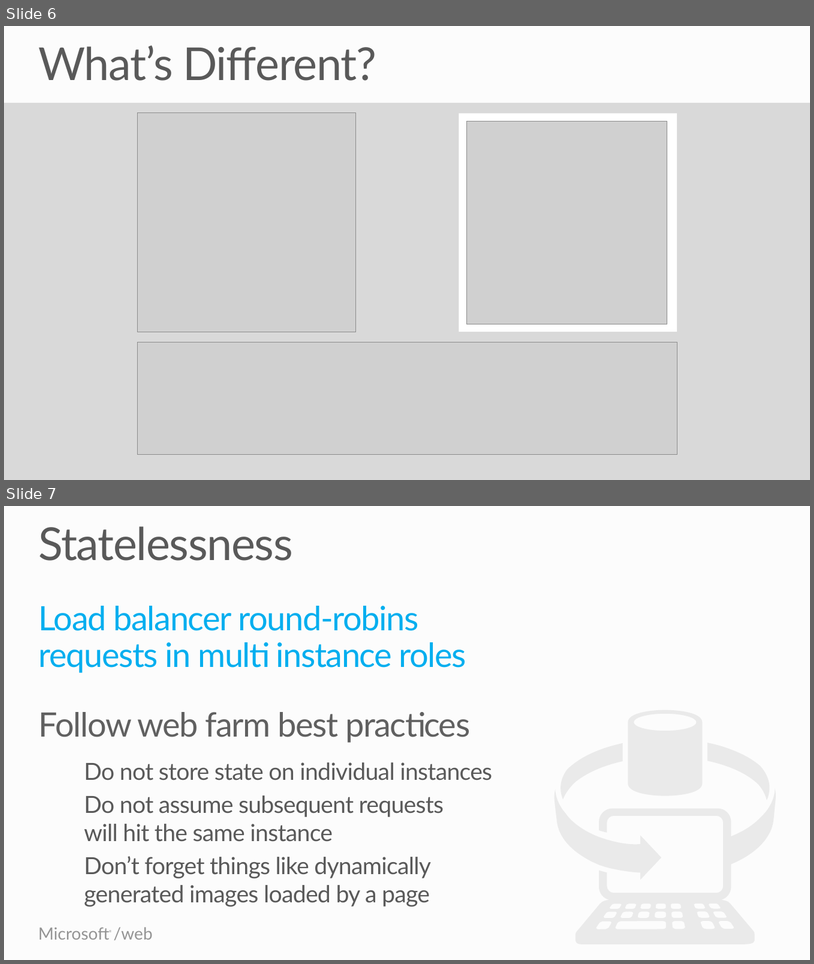
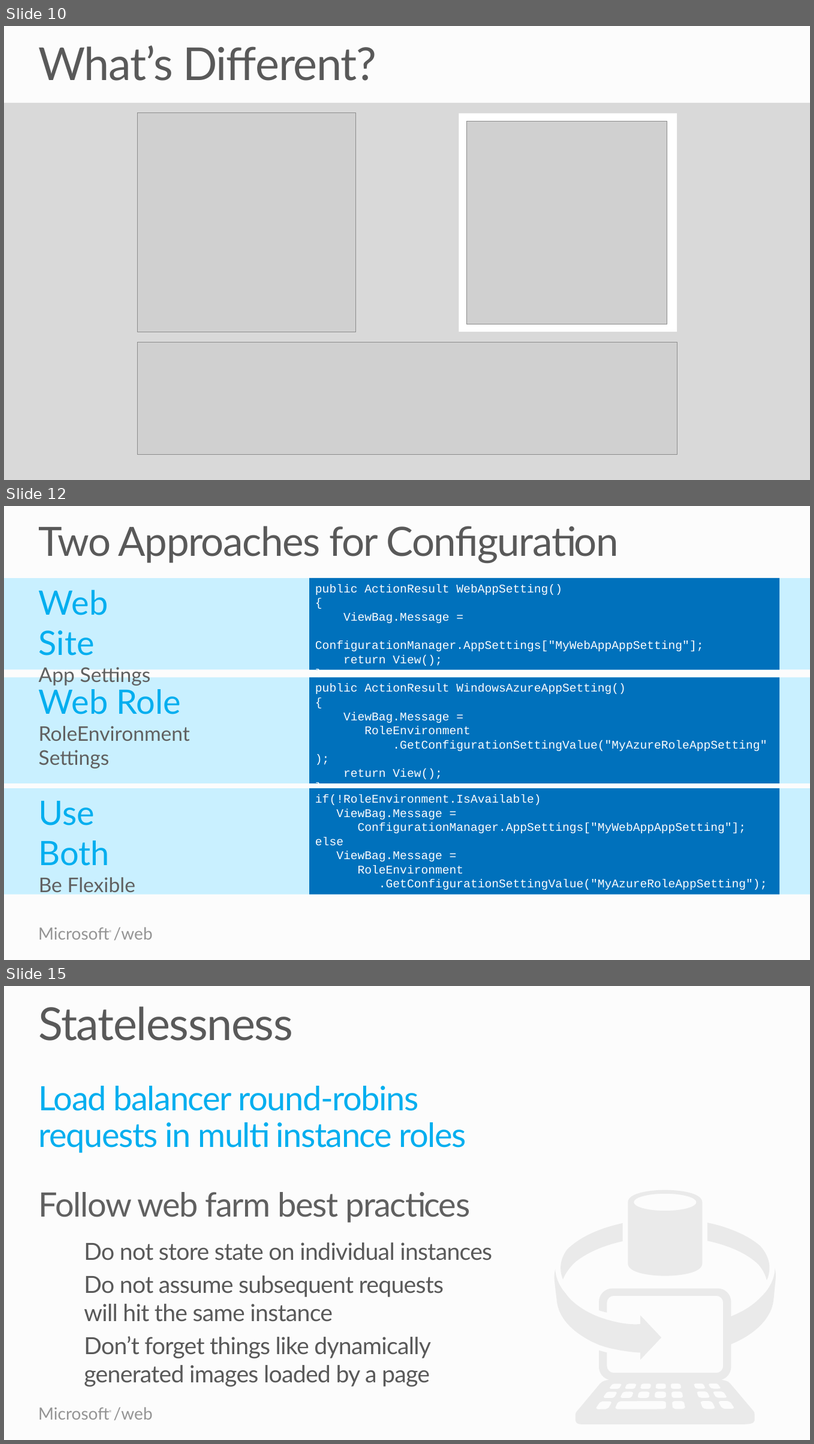
Before and after one commit to Microsoft-Web/WebTK-Presentations, a slide deck: DeployWebAppsToCloud/DeployWebAppsToCloud.pptx. Shown one above the other, each under a label of ours: slides 6 and 7 before the commit, slides 10, 12 and 15 after it; the slides between them are not shown. The pictures are 814x964 and 814x1444 pixels, drawn with LibreOffice and Linux fonts; fonts in the diff are those of the drawing; grey boxes stand for pictures. Boxes give left, top, right and bottom in pixels: in the first picture for what was removed or moved away, otherwise in the second. Text is boxed around its words. In the diff, an @@ line names an element or a change of style, - is before the commit and + after.

Commit message:
added more content to the azure deck

```diff
--- a/DeployWebAppsToCloud/DeployWebAppsToCloud.pptx
+++ b/DeployWebAppsToCloud/DeployWebAppsToCloud.pptx
@@ slide 12 added at bbox=[4, 506, 810, 960], background #FCFCFC; not listed: 2 template elements that a slide beside it also shows @@
@@ title added at bbox=[38, 526, 618, 563], 48 pt, text #595959 @@
+Two Approaches for Configuration
@@ rectangle added at bbox=[4, 578, 810, 669], fill #C9F0FF @@
@@ text added at bbox=[39, 589, 151, 685], 24 pt, text #5F5F5F @@
+Web Site
+App Settings
@@ rectangle added at bbox=[309, 578, 780, 669], fill #0071BC, 14 pt, text #FFFFFF @@
+public ActionResult WebAppSetting()
+{
+ViewBag.Message =
+ConfigurationManager.AppSettings["MyWebAppAppSetting"];
+return View();
+}
@@ rectangle added at bbox=[4, 677, 810, 783], fill #C9F0FF @@
@@ text added at bbox=[39, 684, 190, 768], 24 pt, text #5F5F5F @@
+Web Role
+RoleEnvironment Settings
@@ rectangle added at bbox=[309, 677, 780, 783], fill #0071BC, 14 pt, text #FFFFFF @@
+public ActionResult WindowsAzureAppSetting()
+{
+ViewBag.Message =
+RoleEnvironment
+.GetConfigurationSettingValue("MyAzureRoleAppSetting");
+return View();
+}
@@ rectangle added at bbox=[4, 788, 810, 894], fill #C9F0FF @@
@@ rectangle added at bbox=[309, 788, 780, 894], fill #0071BC, 14 pt, text #FFFFFF @@
+if(!RoleEnvironment.IsAvailable)
+ViewBag.Message =
+ConfigurationManager.AppSettings["MyWebAppAppSetting"];
+else
+ViewBag.Message =
+RoleEnvironment
+.GetConfigurationSettingValue("MyAzureRoleAppSetting");
@@ text added at bbox=[39, 801, 135, 895], 24 pt, text #5F5F5F @@
+Use Both
+Be Flexible
@@ what was slide 6 is now slide 10 @@
@@ what was slide 7 is now slide 15 @@
```
Also in this commit, not shown: 4 slides changed, 6 other slides added, 2 slides removed.
